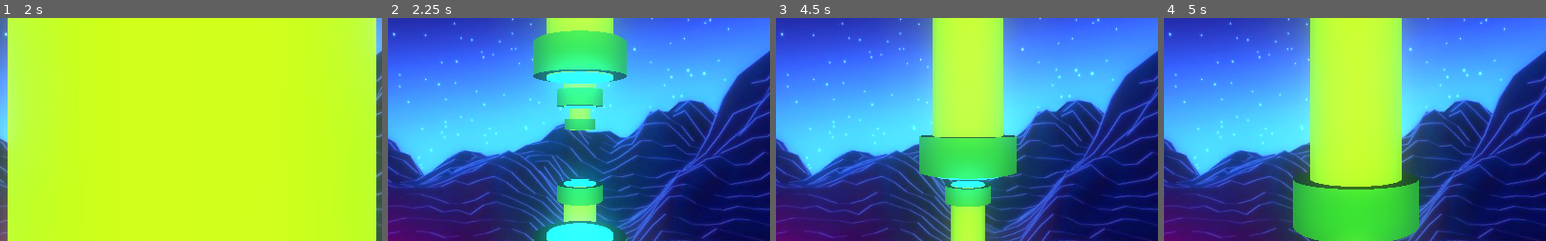
Above: before the commit, frames 1-4 (left to right).
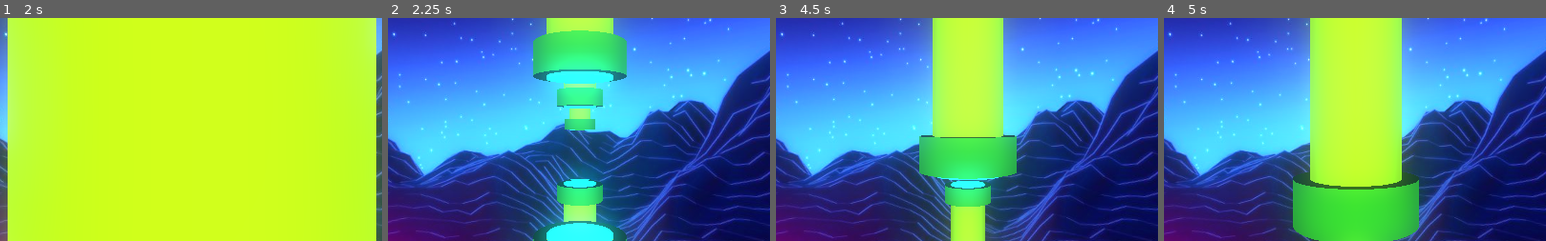
Above: after the commit, the same moments.

Repository: LeonardoBrendo/flappybird3d_gd
Game: Godot game, scene res://Main.tscn
Two runs of this game, one before a commit and one after it. Both use one fixed random seed, a clock stepped at 60 frames per second and the inputs below. Before the commit the project has no main scene; this scene is started directly in both runs.
Inputs:
- Up to frame 1 (2 s): hold Space (voa) 0.53-1.28 s; tap Space (voa) at 1.35 s
- Up to frame 2 (2.25 s): hold Space (voa) from 2.03 s (still down)
- Up to frame 3 (4.5 s): release Space (voa) at 2.78 s; tap Space (voa) at 2.85, 4.35 s; hold Space (voa) 3.53-4.28 s
- Up to frame 4 (5 s): no input
The pictures show only the part of the screen within x 25-75%, y 26-76%; the shares and areas given below are measured in that part.

Frame 1 is identical in both runs. In frame 2, less than 0.1% of the frame differs, in the area x 41-59%, y 23-77%; in frame 3, less than 0.1%; in frame 4, nothing differs.

Commit message:
finalizando jogo

Diff:
--- /dev/null
+++ b/Main.gd
@@ -0,0 +1,12 @@
+extends Spatial
+
+
+func _ready():
+	pass
+
+func _on_gerac_timeout():
+	$gerac.start()
+	var novoscanos = preload("res://Canos.tscn").instance()
+	novoscanos.translation.y = rand_range(0, 4)
+	novoscanos.translation.z = -33
+	add_child(novoscanos)
--- a/Main.tscn
+++ b/Main.tscn
@@ -1,9 +1,10 @@
-[gd_scene load_steps=7 format=2]
+[gd_scene load_steps=8 format=2]
 
 [ext_resource path="res://Material da Aula/telajogo.jpg" type="Texture" id=1]
 [ext_resource path="res://Canos.tscn" type="PackedScene" id=2]
 [ext_resource path="res://Player.tscn" type="PackedScene" id=3]
 [ext_resource path="res://HUD.tscn" type="PackedScene" id=4]
+[ext_resource path="res://Main.gd" type="Script" id=5]
 
 [sub_resource type="PanoramaSky" id=1]
 panorama = ExtResource( 1 )
@@ -18,6 +19,7 @@
 glow_blend_mode = 0
 
 [node name="Main" type="Spatial"]
+script = ExtResource( 5 )
 
 [node name="WorldEnvironment" type="WorldEnvironment" parent="."]
 environment = SubResource( 2 )
@@ -37,3 +39,8 @@
 
 [node name="DirectionalLight" type="DirectionalLight" parent="WorldEnvironment"]
 light_energy = 0.6
+
+[node name="gerac" type="Timer" parent="."]
+wait_time = 2.0
+autostart = true
+[connection signal="timeout" from="gerac" to="." method="_on_gerac_timeout"]
--- a/project.godot
+++ b/project.godot
@@ -16,6 +16,7 @@
 [application]
 
 config/name="flappybird"
+run/main_scene="res://Main.tscn"
 config/icon="res://icon.png"
 
 [input]
Not shown, changed: description.txt
